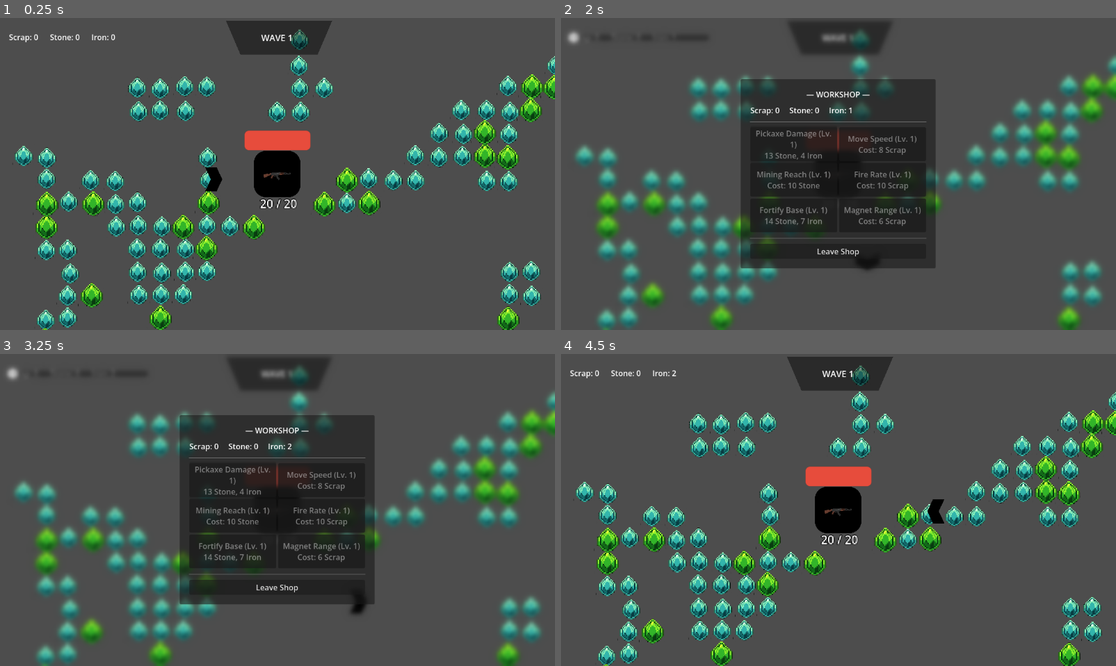
Above: before the commit, frames 1-4 (two rows, left to right).
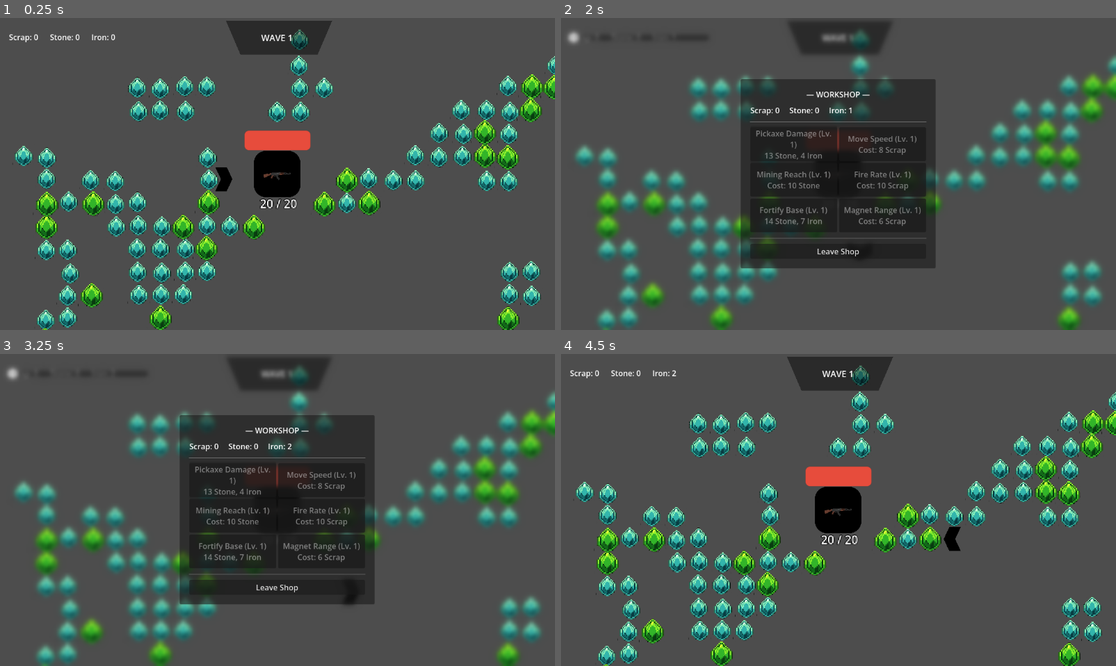
Above: after the commit, the same moments.

Repository: GamerKT4/j-ust-a-nyth-in-g
Game: Godot game, scene res://Scenes/Main/main.tscn
Same seed, same stepped clock (60 frames per second), same inputs: the game is played once before the commit and once after it.
Inputs (mouse positions are in pixels of both pictures, inside the frame that each line leads up to):
- Up to frame 1 (0.25 s): no input
- Up to frame 2 (2 s): tap Enter at 0.5 s; move the mouse to (960, 158) at 0.52 s; hold D (move_right) 0.53-1.28 s; tap Q (dev_key) at 0.6 s; click (960, 158) at 0.67 s; move the mouse to (727, 189) at 1.27 s; hold S (move_down) from 1.28 s (still down); tap B at 1.35 s
- Up to frame 3 (3.25 s): release S (move_down) at 2 s; click "Leave Shop" at 2 s; move the mouse to (333, 441) at 2.77 s; hold D (move_right) from 2.78 s (still down); tap Tab at 2.85 s
- Up to frame 4 (4.5 s): move the mouse to (810, 572) at 3.52 s; release D (move_right) at 3.53 s; hold W (move_up) 3.53-4.28 s; tap Q (dev_key) at 3.6 s; click (810, 572) at 3.67 s; move the mouse to (1005, 556) at 4.27 s; hold A (move_left) from 4.28 s (still down); tap B at 4.35 s

The runs differ from the first frame. In frame 1, 0.3% of the frame differs, in the area x 36-42%, y 47-56%; in frame 2, less than 0.1%; in frame 3, 0.1%; in frame 4, 0.3%, in the area x 58-73%, y 46-64%.

Commit message:
Player collides with ores and there're world borders + slight renaming
The thing is, it wasn't working for half fucking hour. Then I deleted the world border nodes COMPLETELY and remade them. Now it works. And yep the player collides with ores now.

Diff:
--- a/Scenes/Main/main.tscn
+++ b/Scenes/Main/main.tscn
@@ -24,17 +24,16 @@
 corner_radius_bottom_right = 6
 corner_radius_bottom_left = 6
 
-[sub_resource type="WorldBoundaryShape2D" id="WorldBoundaryShape2D_jjvhh"]
+[sub_resource type="WorldBoundaryShape2D" id="WorldBoundaryShape2D_hryqi"]
 
-[sub_resource type="WorldBoundaryShape2D" id="WorldBoundaryShape2D_kry3j"]
+[sub_resource type="WorldBoundaryShape2D" id="WorldBoundaryShape2D_imbg2"]
 normal = Vector2(0, 1)
 
-[sub_resource type="WorldBoundaryShape2D" id="WorldBoundaryShape2D_21xkr"]
+[sub_resource type="WorldBoundaryShape2D" id="WorldBoundaryShape2D_hfg1r"]
+normal = Vector2(1, 0)
+
+[sub_resource type="WorldBoundaryShape2D" id="WorldBoundaryShape2D_4e4y2"]
 normal = Vector2(-1, 0)
-
-[sub_resource type="WorldBoundaryShape2D" id="WorldBoundaryShape2D_6bp64"]
-normal = Vector2(1, 0)
-distance = 1.0
 
 [node name="Main" type="Node2D" unique_id=357547061]
 script = ExtResource("1_jjvhh")
@@ -44,12 +43,12 @@
 
 [node name="World" type="Node" parent="." unique_id=949143815]
 
-[node name="Bug spawner" type="Node" parent="World" unique_id=269148129 node_paths=PackedStringArray("wave_ui")]
+[node name="BugSpawner" type="Node" parent="World" unique_id=269148129 node_paths=PackedStringArray("wave_ui")]
 process_mode = 1
 script = ExtResource("1_8gbba")
 wave_ui = NodePath("WaveUI")
 
-[node name="WaveUI" parent="World/Bug spawner" unique_id=228194430 instance=ExtResource("6_21xkr")]
+[node name="WaveUI" parent="World/BugSpawner" unique_id=228194430 instance=ExtResource("6_21xkr")]
 size_flags_vertical = 0
 
 [node name="house" parent="World" unique_id=806136155 instance=ExtResource("1_bo1nx")]
@@ -68,7 +67,25 @@
 max_value = 500.0
 show_percentage = false
 
-[node name="Bug_speed_slider" type="HSlider" parent="." unique_id=1357835729 groups=["dev_ui"]]
+[node name="WorldBorders" type="StaticBody2D" parent="." unique_id=2091386549]
+
+[node name="CollisionShape2D" type="CollisionShape2D" parent="WorldBorders" unique_id=1984160537]
+position = Vector2(601, 648)
+shape = SubResource("WorldBoundaryShape2D_hryqi")
+
+[node name="CollisionShape2D2" type="CollisionShape2D" parent="WorldBorders" unique_id=1502588557]
+position = Vector2(573, 0)
+shape = SubResource("WorldBoundaryShape2D_imbg2")
+
+[node name="CollisionShape2D3" type="CollisionShape2D" parent="WorldBorders" unique_id=690896633]
+position = Vector2(0, 294)
+shape = SubResource("WorldBoundaryShape2D_hfg1r")
+
+[node name="CollisionShape2D4" type="CollisionShape2D" parent="WorldBorders" unique_id=516470465]
+position = Vector2(1152, 275)
+shape = SubResource("WorldBoundaryShape2D_4e4y2")
+
+[node name="BugSpeedSlider" type="HSlider" parent="." unique_id=1357835729 groups=["dev_ui"]]
 visible = false
 z_index = 10
 offset_left = 16.0
@@ -82,29 +99,7 @@
 step = 10.0
 rounded = true
 
-[node name="world_borders" type="Node" parent="." unique_id=1169318878]
-
-[node name="THESE ARE HARDCODED" type="Node" parent="world_borders" unique_id=38891066]
-
-[node name="FOR NOW" type="Node" parent="world_borders" unique_id=1506322277]
-
-[node name="bottom_boundary" type="CollisionShape2D" parent="world_borders" unique_id=1371166572]
-position = Vector2(501, 648)
-shape = SubResource("WorldBoundaryShape2D_jjvhh")
-
-[node name="up_boundary" type="CollisionShape2D" parent="world_borders" unique_id=1136631490]
-position = Vector2(516, 0)
-shape = SubResource("WorldBoundaryShape2D_kry3j")
-
-[node name="right_boundary" type="CollisionShape2D" parent="world_borders" unique_id=1468105161]
-position = Vector2(1152, 309)
-shape = SubResource("WorldBoundaryShape2D_21xkr")
-
-[node name="left_boundary" type="CollisionShape2D" parent="world_borders" unique_id=1670676500]
-position = Vector2(-2, 294)
-shape = SubResource("WorldBoundaryShape2D_6bp64")
-
-[node name="main_character" parent="." unique_id=1664641800 instance=ExtResource("5_kry3j")]
+[node name="MainCharacter" parent="." unique_id=1664641800 instance=ExtResource("5_kry3j")]
 z_index = 5
 position = Vector2(449, 335.00003)
 scale = Vector2(0.2, 0.2)
--- a/Scenes/Main/main_character.tscn
+++ b/Scenes/Main/main_character.tscn
@@ -1,11 +1,9 @@
 [gd_scene format=3 uid="uid://dovmo2pl6bfso"]
 
-[ext_resource type="Script" uid="uid://np5p0go4pxvh" path="res://Scripts/main_character.gd" id="1_11o2n"]
+[ext_resource type="Script" uid="uid://np5p0go4pxvh" path="res://Scripts/Main/main_character.gd" id="1_11o2n"]
 [ext_resource type="Texture2D" uid="uid://cry2o82pre6kv" path="res://Assets/Environment/Untitled.png" id="1_48ufq"]
 
 [node name="main_character" type="CharacterBody2D" unique_id=1664641800 groups=["Player"]]
-collision_layer = 0
-collision_mask = 0
 motion_mode = 1
 script = ExtResource("1_11o2n")
 
@@ -13,9 +11,5 @@
 texture = ExtResource("1_48ufq")
 offset = Vector2(-7.5, 30)
 
-[node name="Area2D" type="Area2D" parent="." unique_id=1143435768]
-
-[node name="CollisionPolygon2D" type="CollisionPolygon2D" parent="Area2D" unique_id=1996517721]
+[node name="CollisionPolygon2D" type="CollisionPolygon2D" parent="." unique_id=1996517721]
 polygon = PackedVector2Array(-89, -112, 0, -112, 53, 0, 0, 112, -88, 112, -35, 0)
-
-[connection signal="body_entered" from="Area2D" to="." method="_on_area_2d_body_entered"]
--- a/Scripts/Enemies/basic_bug.gd
+++ b/Scripts/Enemies/basic_bug.gd
@@ -1,7 +1,7 @@
 extends CharacterBody2D
 
 @onready var house: Node2D = get_node("/root/Main/World/house")
-@onready var h_slider: HSlider = get_node("/root/Main/Bug_speed_slider")
+@onready var h_slider: HSlider = get_node("/root/Main/BugSpeedSlider")
 
 var house_position: Vector2 = Vector2.ZERO
 var bug_speed = Variables.bug_speed
--- a/Scripts/House/gun.gd
+++ b/Scripts/House/gun.gd
@@ -121,8 +121,10 @@
 	var vp = get_viewport()
 	if not vp:
 		return false
+
 	var rect = vp.get_visible_rect()
 	var xform = vp.get_canvas_transform()
+
 	for enemy in get_tree().get_nodes_in_group("Enemies"):
 		if is_instance_valid(enemy) and enemy is Node2D and rect.has_point(xform * enemy.global_position):
 			return true
--- a/Scripts/Main/main_character.gd
+++ b/Scripts/Main/main_character.gd
@@ -17,10 +17,6 @@
 	if direction.length() > 0:
 		last_direction = direction.normalized()
 		rotation = last_direction.angle()
-
-func _on_area_2d_body_entered(body: Node2D) -> void:
-	if body.is_in_group("Enemies"):
-		body.queue_free()
 
 func _unhandled_input(event: InputEvent) -> void:
 	if event is InputEventMouseButton and event.button_index == MOUSE_BUTTON_LEFT and event.pressed:
--- a/project.godot
+++ b/project.godot
@@ -64,6 +64,11 @@
 "events": [Object(InputEventKey,"resource_local_to_scene":false,"resource_name":"","device":-1,"window_id":0,"alt_press …(192 unchanged characters)…
 ]
 }
+respawn={
+"deadzone": 0.2,
+"events": [Object(InputEventKey,"resource_local_to_scene":false,"resource_name":"","device":-1,"window_id":0,"alt_pressed":false,"shift_pressed":false,"ctrl_pressed":false,"meta_pressed":false,"pressed":false,"keycode":0,"physical_keycode":82,"key_label":0,"unicode":114,"location":0,"echo":false,"script":null)
+]
+}
 
 [physics]
 
